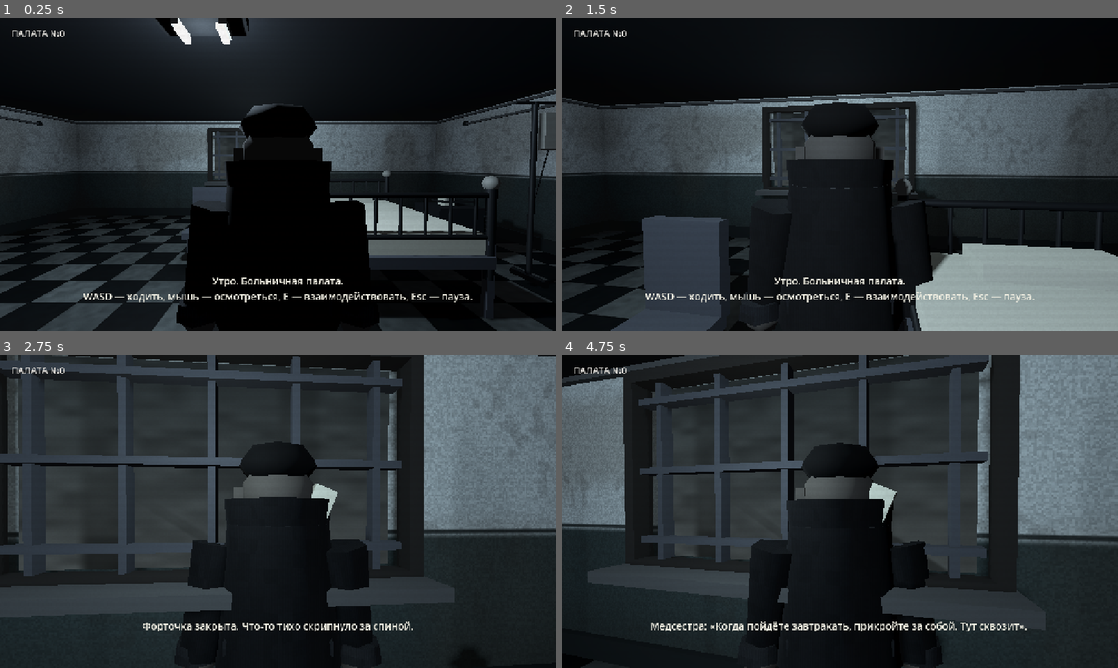
Above: before the commit, frames 1-4 (two rows, left to right).
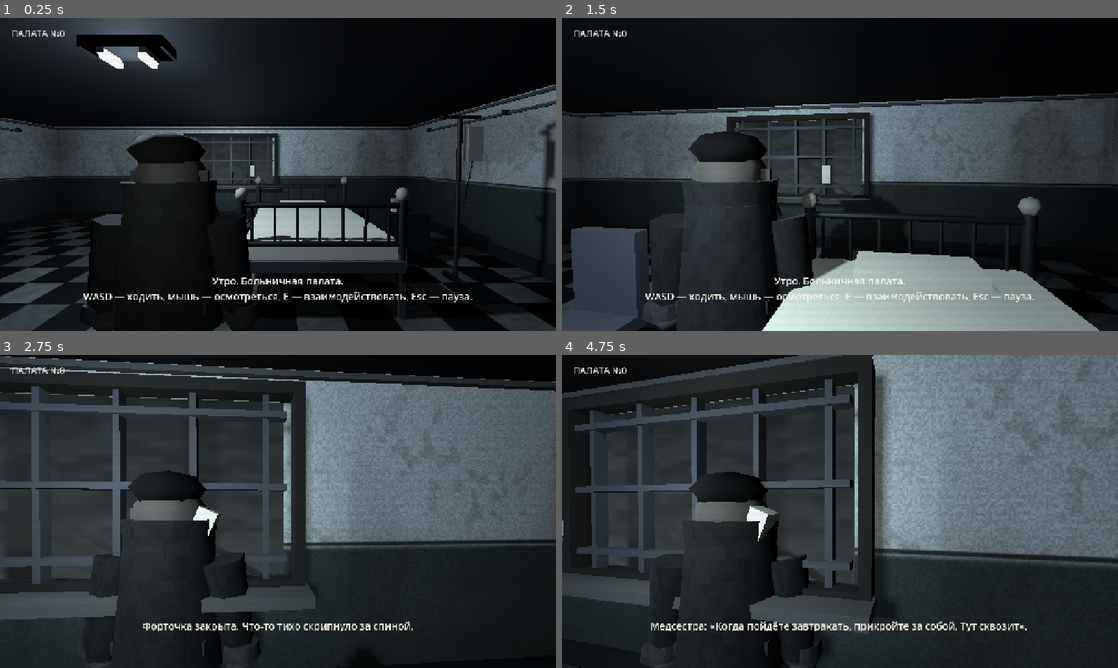
Above: after the commit, the same moments.

Repository: smaks190-crypto/Durotale
Game: Godot game, scene res://scenes/main.tscn
Same seed, same stepped clock (60 frames per second), same inputs: the game is played once before the commit and once after it.
Inputs (mouse positions are in pixels of both pictures, inside the frame that each line leads up to):
- Up to frame 1 (0.25 s): no input
- Up to frame 2 (1.5 s): tap Enter at 0.5 s; move the mouse to (867, 174) at 0.52 s; hold E (interact) 0.53-1.28 s; hold W (move_forward) from 0.53 s (still down); move the mouse to (812, 174) at 1.27 s; tap E (interact) at 1.35 s
- Up to frame 3 (2.75 s): keep holding W (move_forward); move the mouse to (289, 505) at 2.02 s; hold E (interact) from 2.03 s (still down)
- Up to frame 4 (4.75 s): keep holding W (move_forward); move the mouse to (834, 517) at 2.77 s; release E (interact) at 2.78 s; tap E (interact) at 2.85, 4.35 s; move the mouse to (878, 514) at 3.52 s; hold E (interact) 3.53-4.28 s; move the mouse to (795, 508) at 4.27 s

The runs differ from the first frame. In frame 1, 32% of the frame differs, in the area x 0-100%, y 0-100%; in frame 2, 36%; in frame 3, 43%; in frame 4, 52%.

Commit message:
fix(camera): preserve shoulder framing through spring-arm child and soften player silhouette

Diff:
--- a/godot/scripts/player.gd
+++ b/godot/scripts/player.gd
@@ -65,8 +65,8 @@
     body_mesh.name = "LowPolyPatient"
     add_child(body_mesh)
     # Low-poly, tapered human silhouette rather than Roblox boxes.
-    var coat := Color(0.105,0.108,0.116)
-    var wool := Color(0.18,0.185,0.193)
+    var coat := Color(0.175,0.18,0.187)
+    var wool := Color(0.27,0.275,0.281)
     var skin := Color(0.34,0.326,0.307)
     var shoes := Color(0.073,0.075,0.079)
     # The body is tapered like an actual old coat, never a rectangular block.
@@ -126,7 +126,7 @@
     pivot.name = "ViewPivot"
     add_child(pivot)
     var spring := SpringArm3D.new()
-    spring.spring_length = 1.70
+    spring.spring_length = 1.95
     spring.margin = 0.10
     var probe := SphereShape3D.new()
     probe.radius = 0.20
@@ -134,12 +134,28 @@
     spring.collision_mask = 1
     spring.add_excluded_object(get_rid())
     pivot.add_child(spring)
+    # SpringArm3D changes the position of its direct child every physics frame.
+    # Offset the GRANDCHILD camera, not the spring's direct child, otherwise
+    # the intended over-the-shoulder composition is silently reset to center.
+    var shoulder := Node3D.new()
+    shoulder.name = "ShoulderCameraOffset"
+    spring.add_child(shoulder)
     camera = Camera3D.new()
-    camera.position = Vector3(0.60, 0.13, 0)
+    camera.position = Vector3(0.83, 0.14, 0)
     camera.fov = 64
     camera.near = 0.08
     camera.current = true
-    spring.add_child(camera)
+    shoulder.add_child(camera)
+    # Soft character bounce light: keep fabric legible without lighting the
+    # whole room like a gameplay flashlight.
+    var character_fill := OmniLight3D.new()
+    character_fill.name = "CharacterBounceFill"
+    character_fill.position = Vector3(0.1, 1.85, 0.87)
+    character_fill.omni_range = 2.25
+    character_fill.light_energy = 0.36
+    character_fill.light_color = Color(0.67, 0.72, 0.72)
+    character_fill.shadow_enabled = false
+    add_child(character_fill)
     apply_orientation()
     if not OS.has_feature("mobile"):
         Input.mouse_mode = Input.MOUSE_MODE_CAPTURED
